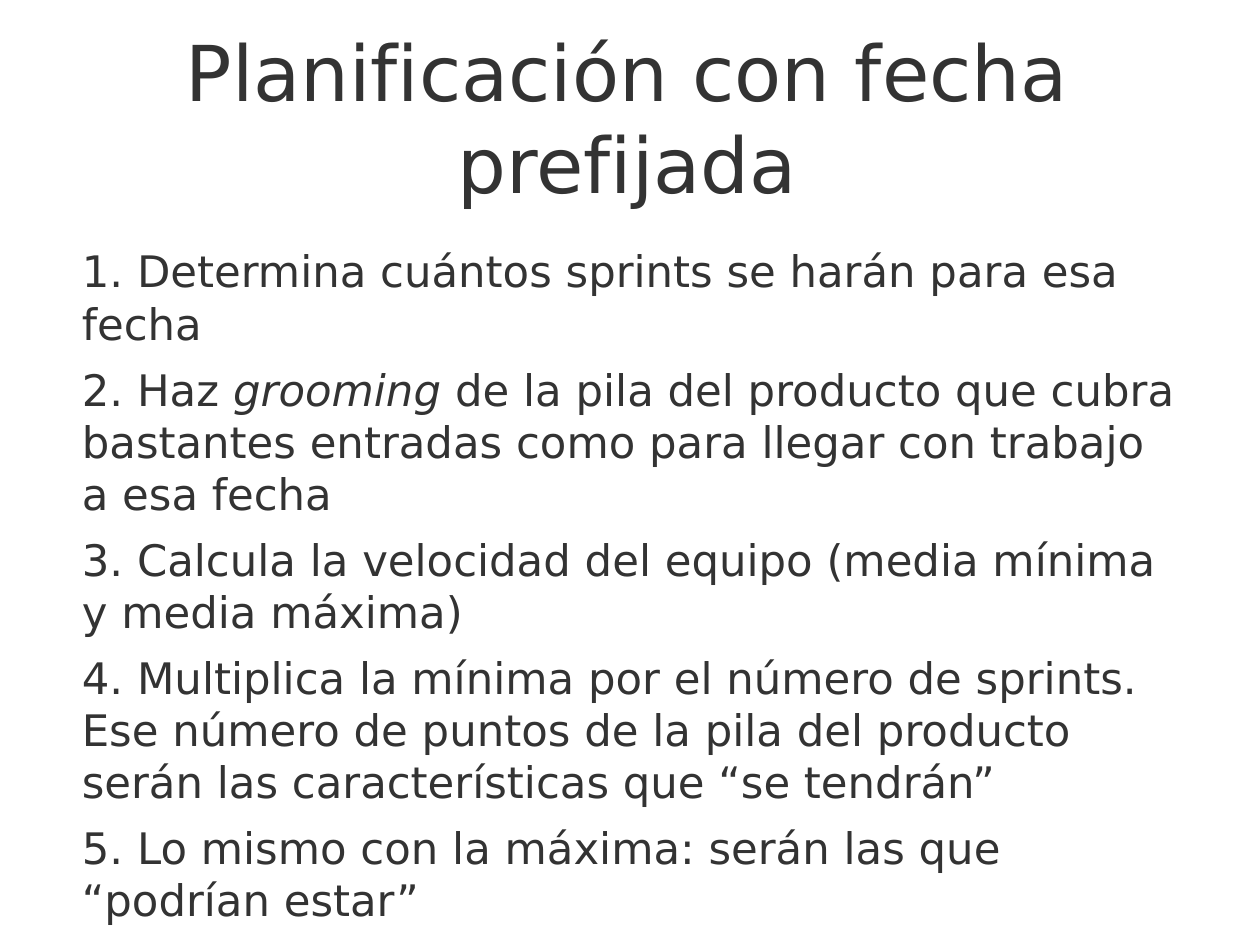
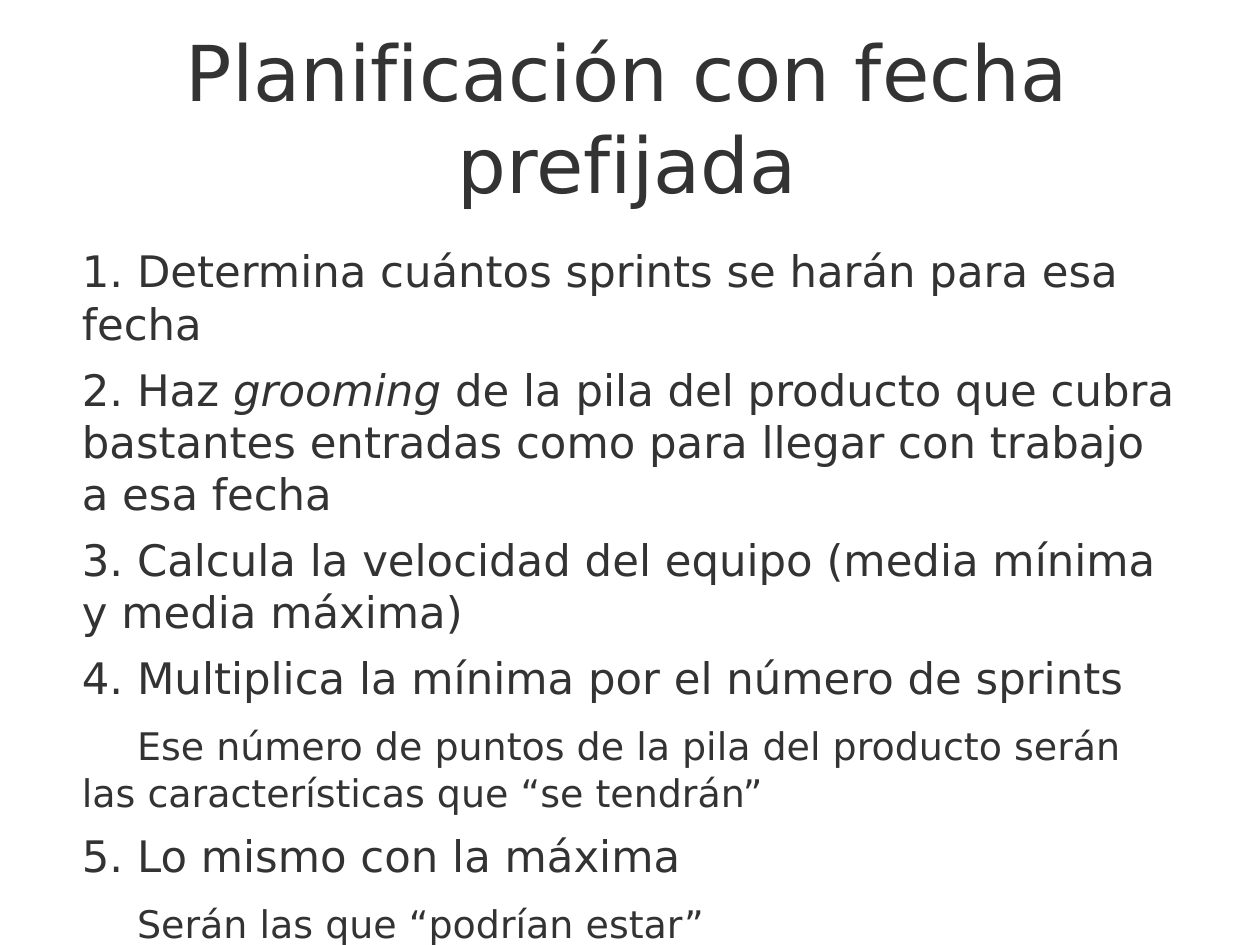
Before and after one commit to UNIZAR-30248-GeProSoft/scrum-slides, a slide deck: slide 48 of 7i_GPS-S07-Scrum-Planificación.odp (slide 49 before the commit). Drawn at 1260x945 pixels with LibreOffice and Linux fonts; fonts in the diff are those of the drawing; background and template pictures are left out. Boxes give left, top, right and bottom in pixels: in the first picture for what was removed or moved away, otherwise in the second. Text is boxed around its words. In the diff, an @@ line names an element or a change of style, - is before the commit and + after.

Commit message:
Movido el póquer de planif al tema de planif. Algún retoque menor más

```diff
--- a/7i_GPS-S07-Scrum-Planificación.odp
+++ b/7i_GPS-S07-Scrum-Planificación.odp
@@ text at bbox=[82, 659, 1123, 945]: text changed; size 24.8 to 21.7 pt @@
-4. Multiplica la mínima por el número de sprints. Ese número de puntos de la pila del producto serán las características que “se tendrán”
-5. Lo mismo con la máxima: serán las que “podrían estar”
+4. Multiplica la mínima por el número de sprints
+Ese número de puntos de la pila del producto serán las características que “se tendrán”
+5. Lo mismo con la máxima
+Serán las que “podrían estar”
@@ text at bbox=[123, 907, 769, 911]: text changed @@
-Salvo que se indique lo contrario, este trabajo es © 2015 Rubén Béjar http://www.rubenbejar.com
+Salvo que se indique lo contrario, este trabajo es © 2017 Rubén Béjar http://www.rubenbejar.com
```
Also in this commit, not shown: 53 other slides changed, 10 slides added, 1 slide removed, 1 other file.
